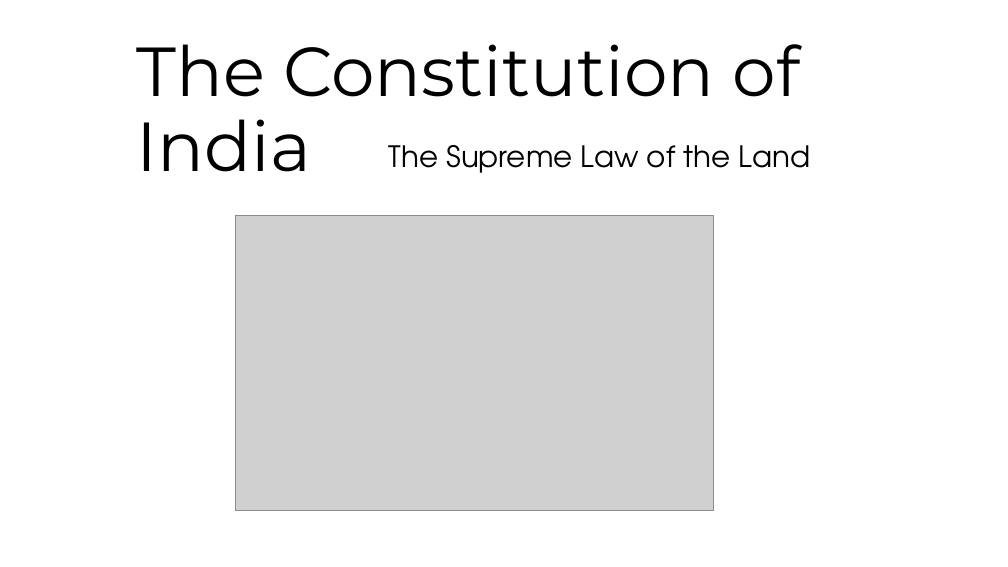
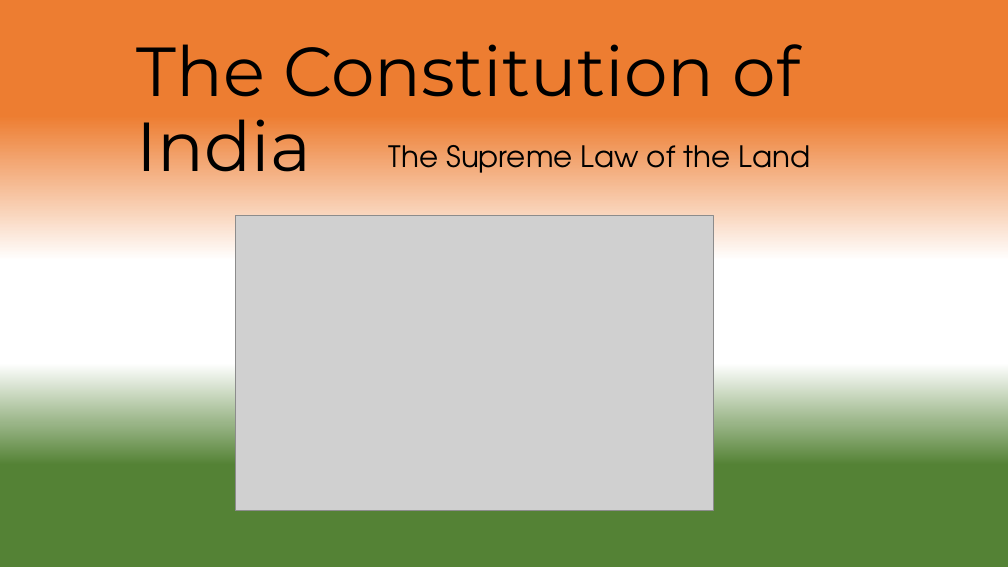
Before and after one commit to ParthHaker/ppt, a slide deck: slide 1 of The Constitution of India.pptx. Drawn at 1008x567 pixels with LibreOffice and Linux fonts; fonts in the diff are those of the drawing; grey boxes stand for pictures. Boxes give left, top, right and bottom in pixels: in the first picture for what was removed or moved away, otherwise in the second. Text is boxed around its words. In the diff, an @@ line names an element or a change of style, - is before the commit and + after.

```diff
--- a/The Constitution of India.pptx
+++ b/The Constitution of India.pptx
@@ background #FFFFFF to gradient #ED7D31 to #FFFFFF to #548235 @@
@@ title "The Constitution of India" rewrapped from box(137, 44, 800, 172) to box(137, 44, 800, 187) @@
```
Also in this commit, not shown: 6 other slides changed.
